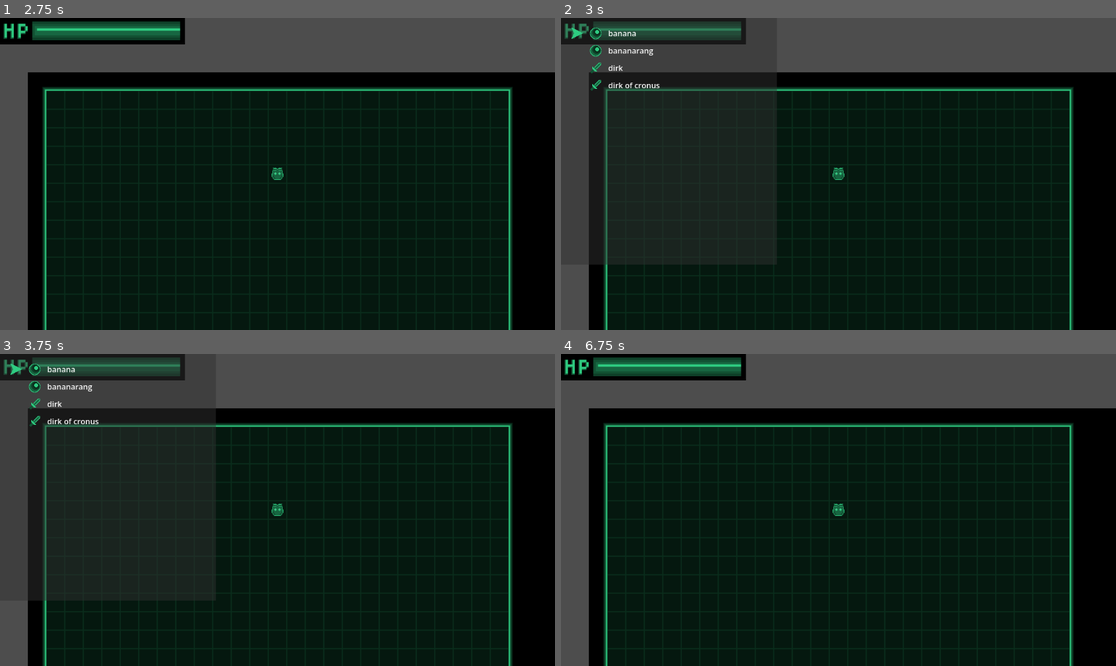
Above: before the commit, frames 1-4 (two rows, left to right).
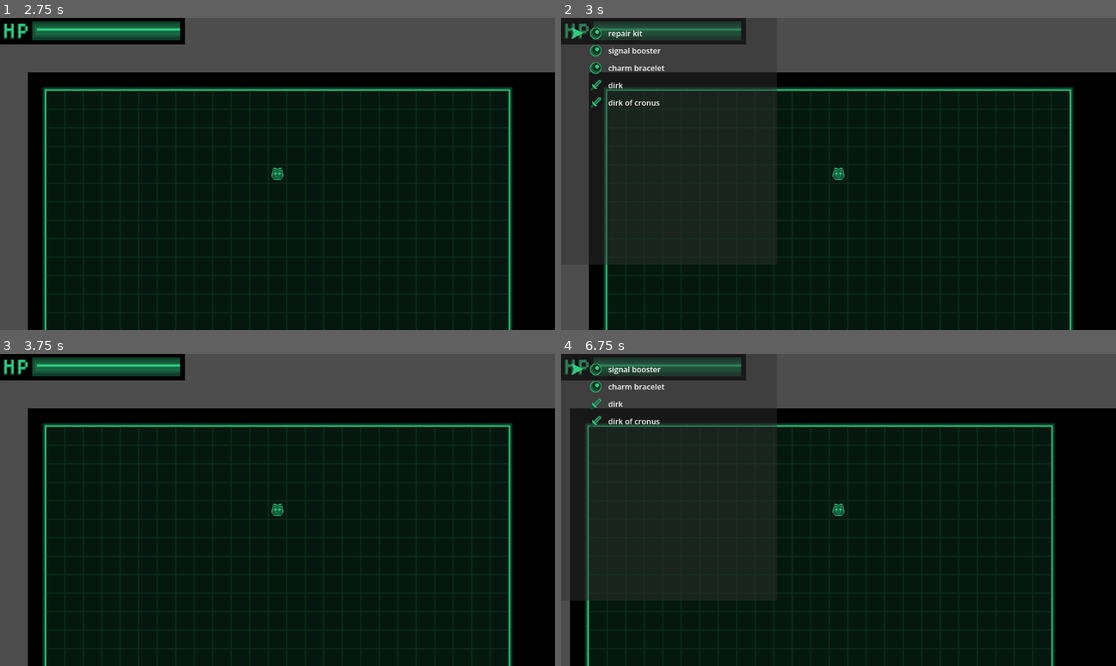
Above: after the commit, the same moments.

Repository: Xaklor/ldjam59
Game: Godot game, scene res://level/main.tscn
The game is run twice, just before and just after one commit, with the same random seed, the same clock (stepped at 60 frames per second) and the same inputs. The engine's default icon, where the game draws it, is replaced by a stand-in: a white triangle on a blue panel in a dark square.
Inputs:
- Up to frame 1 (2.75 s): tap Enter at 0.5, 2 s; hold Right (move_right) 0.53-1.28 s; tap Space at 1.25 s; hold V (face_button_down) 1.28-2.03 s; hold Right (move_right) from 2.03 s (still down)
- Up to frame 2 (3 s): tap Space at 2.75 s; release Right (move_right) at 2.78 s; hold X (face_button_up) from 2.78 s (still down)
- Up to frame 3 (3.75 s): tap Enter at 3.5 s; release X (face_button_up) at 3.53 s; hold C (face_button_left) from 3.53 s (still down)
- Up to frame 4 (6.75 s): tap Space at 4.25 s; release C (face_button_left) at 5.03 s; hold V (face_button_down) 5.03-5.78 s; hold Right (move_right) 5.78-6.53 s; hold X (face_button_up) from 6.53 s (still down)

Frame 1 is identical in both runs. In frame 2, 0.5% of the frame differs, in the area x 5-19%, y 4-29%; in frame 3, 1.6%; in frame 4, 7.5%, in the area x 0-93%, y 1-100%.

Commit message:
implemented items, added the option to drop items from the menu

Diff:
--- a/entities/loot.gd
+++ b/entities/loot.gd
@@ -1,15 +1,20 @@
-extends Sprite2D
+extends Node2D
 
 @onready var main = get_tree().get_root().get_node("main")
 @onready var player = main.get_node("player")
 @onready var tile_map: TileMapLayer = main.get_node("tile_map")
+@export var item_name: String
+@export var item_effect: int
+var item_is_equipment: bool = false
+var item_attack_area: Array[Vector2i] = []
+var item_attack_damage: int = 0
 var echo = preload("res://ui/echo.gd")
 var ping_icon = preload("res://assets/orb.png")
 var item: Lib.Item
 
 func _ready():
 	player.ping.connect(on_player_ping)
-	item = Lib.Item.new("fermented pineapple", 1)
+	item = Lib.Item.new(item_name, item_effect, item_is_equipment, item_attack_area, item_attack_damage)
 	var grid_pos = tile_map.local_to_map(position)
 	tile_map.loot_map[grid_pos.x][grid_pos.y] = self
 
--- a/entities/loot.tscn
+++ b/entities/loot.tscn
@@ -3,7 +3,10 @@
 [ext_resource type="Texture2D" uid="uid://diollos0mfjte" path="res://assets/orb.png" id="1_44sxh"]
 [ext_resource type="Script" uid="uid://bnq64g7u2ucjv" path="res://entities/loot.gd" id="2_pp0ru"]
 
-[node name="loot" type="Sprite2D"]
+[node name="loot" type="Node2D" unique_id=1922696490 groups=["sight toggleable"]]
+script = ExtResource("2_pp0ru")
+item_name = "repair kit"
+
+[node name="icon" type="Sprite2D" parent="." unique_id=1425926458]
 visible = false
 texture = ExtResource("1_44sxh")
-script = ExtResource("2_pp0ru")
--- a/entities/player.gd
+++ b/entities/player.gd
@@ -9,6 +9,7 @@
 var atk = preload("res://ui/attack_animation.gd")
 signal ping
 signal end_turn
+signal toggle_visibility
 
 var grid_pos: Vector2i
 # right, down, left, up
@@ -16,10 +17,15 @@
 var items: Array[Lib.Item]
 var hp: int = 20
 var max_hp: int = 20
+var sight_turns: int = 0
 
 func _ready():
 	grid_pos = tile_map.local_to_map(position)
-	items = [Lib.Item.new("banana", 0), Lib.Item.new("bananarang", 0), Lib.Item.new("dirk", 0, true, [Vector2i(1, 0)], 2), Lib.Item.new("dirk of cronus", 0, true, [Vector2i(1, 0), Vector2i(2, 0)], 5)]
+	items = [Lib.Item.new("repair kit", 0),
+	Lib.Item.new("signal booster", 1),
+	Lib.Item.new("charm bracelet", 8),
+	Lib.Item.new("dirk", 0, true, [Vector2i(1, 0)], 2),
+	Lib.Item.new("dirk of cronus", 0, true, [Vector2i(1, 0), Vector2i(2, 0)], 5)]
 	update_hud()
 
 func _process(delta: float):
@@ -59,6 +65,7 @@
 	if event.is_action_pressed("face_button_up"):
 		var menu = item_menu.instantiate()
 		menu.items = items
+		menu.player = self
 		main.add_child(menu)
 	if event.is_action_pressed("face_button_down"):
 		acted = true
@@ -71,14 +78,10 @@
 
 		var transform: Transform2D
 		match facing:
-			0:
-				transform = Transform2D(Vector2i(1, 0), Vector2i(0, 1), Vector2i(0, 0))
-			1:
-				transform = Transform2D(Vector2i(0, 1), Vector2i(-1, 0), Vector2i(0, 0))
-			2:
-				transform = Transform2D(Vector2i(-1, 0), Vector2i(0, -1), Vector2i(0, 0))
-			3:
-				transform = Transform2D(Vector2i(0, -1), Vector2i(1, 0), Vector2i(0, 0))
+			0: transform = Transform2D(Vector2i(1, 0), Vector2i(0, 1), Vector2i(0, 0))
+			1: transform = Transform2D(Vector2i(0, 1), Vector2i(-1, 0), Vector2i(0, 0))
+			2: transform = Transform2D(Vector2i(-1, 0), Vector2i(0, -1), Vector2i(0, 0))
+			3: transform = Transform2D(Vector2i(0, -1), Vector2i(1, 0), Vector2i(0, 0))
 
 		for point in area:
 			point = Vector2i(transform * Vector2(point))
@@ -94,13 +97,83 @@
 		loot.queue_free()
 
 	if moved or acted:
+		if sight_turns > 0:
+			sight_turns -= 1
+			if sight_turns == 0:
+				toggle_visibility.emit(false)
+
 		end_turn.emit()
 
 func take_damage(amount):
 	hp -= amount
 	update_hud()
 	if hp <= 0:
-		print("owie owie ow I've died")
+		var saved = false
+		for idx in items.size():
+			if items[idx].effect == 3:
+				hp = max_hp
+				update_hud()
+				items.pop_at(idx)
+				saved = true
+				print("the mysterious totem has saved you!")
+				break
+
+		if not saved:
+			print("owie owie ow I've died")
 
 func update_hud():
 	$Camera2D/Hud.find_child("hp_bar").value = (float(hp) / max_hp) * 100
+
+func use_item(effect):
+	match effect:
+		0:
+			# repair kit
+			hp = max_hp
+			update_hud()
+		1:
+			sight_turns = 20
+			toggle_visibility.emit(true)
+		2:
+			pass # reveals map
+		4:
+			# plating kit
+			max_hp += 5
+			hp += 5
+			update_hud()
+		5:
+			# unnamed bomb thing (attacks enemy in front)
+			var point: Vector2i
+			match facing:
+				0: point = Vector2i(1, 0)
+				1: point = Vector2i(0, 1)
+				2: point = Vector2i(-1, 0)
+				3: point = Vector2i(0, -1)
+
+			atk.spawn(get_tree(), (Vector2(grid_pos + point) + Vector2(0.5, 0.5)) * tile_map.astar.cell_size)
+			for enemy in get_tree().get_nodes_in_group("enemies"):
+				if grid_pos + point == enemy.grid_pos:
+					enemy.take_damage(20)
+#		6:
+#			var point: Vector2i
+#			match facing:
+#				0: point = Vector2i(1, 0)
+#				1: point = Vector2i(0, 1)
+#				2: point = Vector2i(-1, 0)
+#				3: point = Vector2i(0, -1)
+#
+#			for enemy in get_tree().get_nodes_in_group("enemies"):
+#				if grid_pos + point == enemy.grid_pos:
+#					var dest: Vector2i = Vector2i(-1, -1)
+#					while dest == Vector2i(-1, -1):
+#						var temp = Vector2i(randi() % tile_map.astar.region.end.x, randi() % tile_map.astar.region.end.y)
+#						if !tile_map.astar.is_point_solid(temp):
+#							dest = temp
+#
+#					tile_map.astar.set_point_solid(enemy.grid_pos, false)
+#					tile_map.astar.set_point_solid(dest, true)
+#					enemy.grid_pos = dest
+#					enemy.position = (Vector2(grid_pos + point) + Vector2(0.5, 0.5)) * tile_map.astar.cell_size
+		7:
+			pass # damage all enemies in room
+
+	end_turn.emit()
--- a/entities/sleepy.gd
+++ b/entities/sleepy.gd
@@ -4,7 +4,7 @@
 @onready var player = main.get_node("player")
 @onready var tile_map: TileMapLayer = get_tree().get_root().get_node("main").get_node("tile_map")
 @onready var wake_up_sound = $AudioStreamPlayer
-@onready var animation = $AnimatedSprite2D
+@onready var animation = $icon
 
 var echo = preload("res://ui/echo.gd")
 var atk = preload("res://ui/attack_animation.gd")
--- a/entities/sleepy.tscn
+++ b/entities/sleepy.tscn
@@ -27,16 +27,16 @@
 "speed": 5.0
 }]
 
-[node name="sleepy" type="Area2D" groups=["enemies"]]
+[node name="sleepy" type="Area2D" unique_id=1253281695 groups=["enemies", "sight toggleable"]]
 script = ExtResource("1_0wkjs")
 
-[node name="hitbox" type="CollisionShape2D" parent="."]
+[node name="hitbox" type="CollisionShape2D" parent="." unique_id=111923979]
 shape = SubResource("RectangleShape2D_bmyvh")
 
-[node name="AudioStreamPlayer" type="AudioStreamPlayer" parent="."]
+[node name="AudioStreamPlayer" type="AudioStreamPlayer" parent="." unique_id=1953368377]
 stream = ExtResource("2_bmyvh")
 
-[node name="AnimatedSprite2D" type="AnimatedSprite2D" parent="."]
+[node name="icon" type="AnimatedSprite2D" parent="." unique_id=1919113868]
 visible = false
 sprite_frames = SubResource("SpriteFrames_5pdnw")
 animation = &"asleep"
--- a/entities/stabby.tscn
+++ b/entities/stabby.tscn
@@ -6,7 +6,7 @@
 [sub_resource type="RectangleShape2D" id="RectangleShape2D_4xful"]
 size = Vector2(32, 32)
 
-[node name="stabby" type="Area2D" unique_id=1631536211 groups=["enemies"]]
+[node name="stabby" type="Area2D" unique_id=1631536211 groups=["enemies", "sight toggleable"]]
 script = ExtResource("1_1pa3r")
 
 [node name="hitbox" type="CollisionShape2D" parent="." unique_id=292843490]
--- a/level/main.gd
+++ b/level/main.gd
@@ -9,3 +9,7 @@
 	for child in get_children():
 		if child.has_method("step"):
 			child.step()
+
+func _on_player_toggle_visibility(vis: bool) -> void:
+	for node in get_tree().get_nodes_in_group("sight toggleable"):
+		node.find_child("icon").visible = vis
--- a/level/main.tscn
+++ b/level/main.tscn
@@ -88,25 +88,26 @@
 sources/1 = SubResource("TileSetAtlasSource_ry1g7")
 sources/2 = SubResource("TileSetAtlasSource_tdkxd")
 
-[node name="main" type="Node"]
+[node name="main" type="Node" unique_id=1572246799]
 script = ExtResource("1_qh04p")
 
-[node name="tile_map" type="TileMapLayer" parent="."]
+[node name="tile_map" type="TileMapLayer" parent="." unique_id=1265862159]
 tile_map_data = PackedByteArray("AAAAAAAAAgADAAMAAAABAAAAAgACAAQAAAACAAAAAgACAAQAAAADAAAAAgACAAQAAAAEAAAAAgACAAQAAAAFAA …(12016 unchanged characters)…
 tile_set = SubResource("TileSet_h2yge")
 script = ExtResource("2_nt2wp")
 
-[node name="stabby" parent="." instance=ExtResource("5_k8f8b")]
+[node name="stabby" parent="." unique_id=989413490 instance=ExtResource("5_k8f8b")]
 position = Vector2(432, 400)
 
-[node name="sleepy" parent="." instance=ExtResource("6_7vc00")]
+[node name="sleepy" parent="." unique_id=1873948666 instance=ExtResource("6_7vc00")]
 position = Vector2(368, 368)
 
-[node name="loot" parent="." instance=ExtResource("5_7vc00")]
+[node name="loot" parent="." unique_id=419654309 instance=ExtResource("5_7vc00")]
 position = Vector2(240, 112)
 
-[node name="player" parent="." instance=ExtResource("2_0ukcc")]
+[node name="player" parent="." unique_id=260269371 instance=ExtResource("2_0ukcc")]
 position = Vector2(368, 176)
 
 [connection signal="end_turn" from="player" to="." method="_on_player_end_turn"]
 [connection signal="ping" from="player" to="." method="_on_player_ping"]
+[connection signal="toggle_visibility" from="player" to="." method="_on_player_toggle_visibility"]
--- a/lib/lib.gd
+++ b/lib/lib.gd
@@ -16,3 +16,10 @@
 		self.attack_damage = attack_damage
 		# ITEM EFFECTS:
 		# 0: repair kit (restore hp)
+		# 1: signal booster (temporary sight)
+		# 2: map scanner (reveals map)
+		# 3: mysterious totem (one time revive)
+		# 4: plating kit (max hp boost)
+		# 5: glass dust (damages enemy in front)
+		# 7: C4 (hits every enemy in the room)
+		# 8: charm bracelet (no effect)
--- a/project.godot
+++ b/project.godot
@@ -22,6 +22,7 @@
 [global_group]
 
 enemies=""
+"sight toggleable"=""
 
 [input]
 
--- a/ui/item_menu.gd
+++ b/ui/item_menu.gd
@@ -1,7 +1,10 @@
 extends CanvasLayer
 
+@onready var tile_map: TileMapLayer = get_tree().get_root().get_node("main").get_node("tile_map")
+@export var loot_scene: PackedScene
 var slot_num: int = 0
 var items: Array[Lib.Item] = []
+var player
 
 func _ready():
 	for item in items:
@@ -39,11 +42,24 @@
 			items[slot_num].is_equipped = true
 			$menu_list.get_child(slot_num).get_child(0).texture = load("res://assets/eq sword.png")
 		else:
-			items.pop_at(slot_num)
-			$menu_list.get_child(slot_num).queue_free()
-			if slot_num == items.size() and slot_num != 0:
-				slot_num -= 1
-				$selector.position.y -= 36
+			if items[slot_num].effect != 3 and items[slot_num].effect != 8:
+				var effect = items[slot_num].effect
+				items.pop_at(slot_num)
+				$menu_list.get_child(slot_num).queue_free()
+				player.use_item(effect)
+				queue_free()
+	if event.is_action_pressed("face_button_left") and items.size() > 0 and tile_map.loot_map[player.grid_pos.x][player.grid_pos.y] == null:
+		var item = items[slot_num]
+		var loot = loot_scene.instantiate()
+		loot.item_name = item.name
+		loot.item_effect = item.effect
+		loot.item_is_equipment = item.is_equipment
+		loot.item_attack_area = item.attack_area
+		loot.item_attack_damage = item.attack_damage
+		loot.position = player.position
+		get_tree().get_root().add_child(loot)
+		items.pop_at(slot_num)
+		queue_free()
 
 	if event.is_action_pressed("face_button_up"):
 		queue_free()
--- a/ui/item_menu.tscn
+++ b/ui/item_menu.tscn
@@ -1,22 +1,24 @@
 [gd_scene format=3 uid="uid://ddcxe0s42qvde"]
 
 [ext_resource type="Script" uid="uid://b714bgmh8um26" path="res://ui/item_menu.gd" id="1_xv3ax"]
+[ext_resource type="PackedScene" uid="uid://iosdxywq1swa" path="res://entities/loot.tscn" id="2_sq0qv"]
 [ext_resource type="Texture2D" uid="uid://gq4d16b1gjkr" path="res://assets/selector.png" id="3_sq0qv"]
 
-[node name="item_menu" type="CanvasLayer"]
+[node name="item_menu" type="CanvasLayer" unique_id=1084769955]
 script = ExtResource("1_xv3ax")
+loot_scene = ExtResource("2_sq0qv")
 
-[node name="color" type="ColorRect" parent="."]
+[node name="color" type="ColorRect" parent="." unique_id=1016190179]
 offset_right = 448.0
 offset_bottom = 512.0
 color = Color(0.19, 0.19, 0.19, 0.494118)
 
-[node name="menu_list" type="VBoxContainer" parent="."]
+[node name="menu_list" type="VBoxContainer" parent="." unique_id=1248817488]
 offset_left = 56.0
 offset_top = 16.0
 offset_right = 432.0
 offset_bottom = 496.0
 
-[node name="selector" type="Sprite2D" parent="."]
+[node name="selector" type="Sprite2D" parent="." unique_id=174397192]
 position = Vector2(32, 32)
 texture = ExtResource("3_sq0qv")
Not shown: 1 places in entities/sleepy.tscn that only renumber resources
Not shown: 1 places in level/main.tscn that only renumber resources
